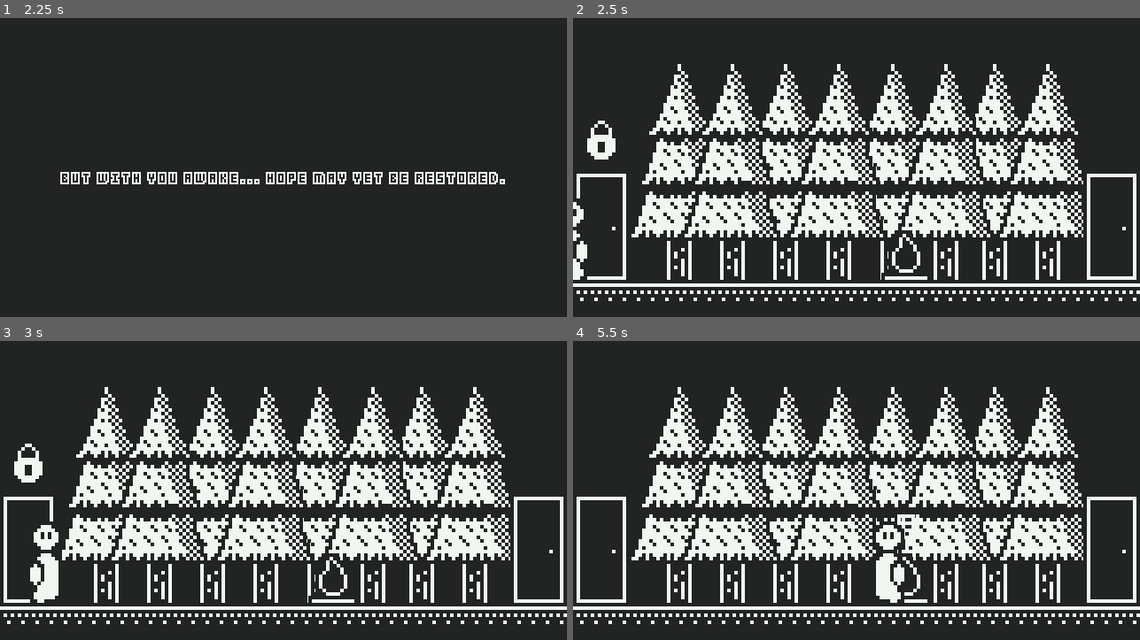
Above: before the commit, frames 1-4 (two rows, left to right).
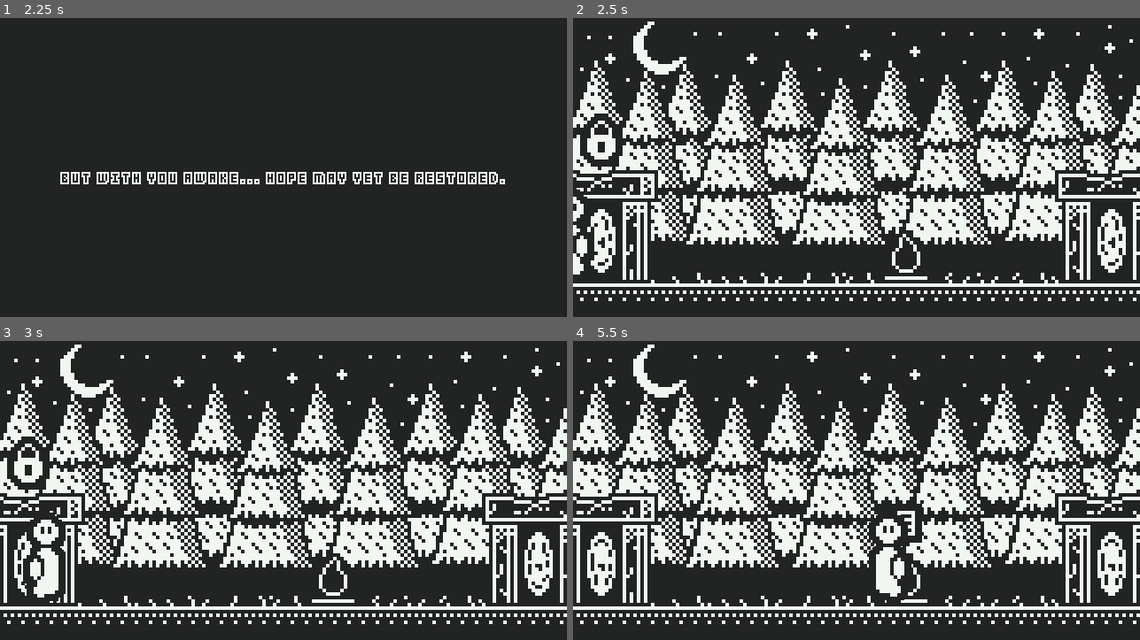
Above: after the commit, the same moments.

Repository: SolarLabyrinth/Lunariel
Game: Godot game, scene res://Scenes/MainMenu.tscn
The game is run twice, just before and just after one commit, with the same random seed, the same clock (stepped at 60 frames per second) and the same inputs.
Inputs (mouse positions are in pixels of both pictures, inside the frame that each line leads up to):
- Up to frame 1 (2.25 s): click (272, 170) at 0.5 s; tap Enter (ui_accept) at 1.25, 1.52, 2 s; move the mouse to (408, 161) at 1.27 s; hold Right (ui_right) 1.28-2.03 s; tap E (sl_interact) at 1.35 s; move the mouse to (170, 194) at 2.02 s; hold Left (ui_left) from 2.03 s (still down); click (170, 194) at 2.1 s
- Up to frame 2 (2.5 s): keep holding Left (ui_left); tap Enter (ui_accept) at 2.27 s
- Up to frame 3 (3 s): move the mouse to (340, 430) at 2.77 s; release Left (ui_left) at 2.78 s; hold Right (ui_right) from 2.78 s (still down); tap E (sl_interact) at 2.85 s
- Up to frame 4 (5.5 s): move the mouse to (828, 565) at 3.52 s; click (828, 565) at 3.6 s; tap Enter (ui_accept) at 3.77, 4.52 s; move the mouse to (1026, 547) at 4.27 s; release Right (ui_right) at 4.28 s; hold Left (ui_left) 4.28-5 s; tap E (sl_interact) at 4.35 s; click "Start" at 5 s

Frame 1 is identical in both runs. In frame 2, 26% of the frame differs, in the area x 0-100%, y 1-89%; in frame 3, 26%; in frame 4, 27%.

Commit message:
make it sexy

Diff:
--- a/Resources/player_stats.gd
+++ b/Resources/player_stats.gd
@@ -43,12 +43,12 @@
 
 @export var test_wpm := 70
 @export var test_xp_value := 1
-@export var test_text := """test"""
-#@export var test_text := """By ancient light and purest flame,
-#From shadow's grasp, I reclaim.
-#Spirits of earth, air, water, and fire,
-#Cleanse this place, lift the dire.
-#From roots to leaves, night shall flee,
-#Restore this forest, blessed be.
-#Darkness gone, light’s embrace,
-#Peace and life, now take their place."""
+# @export_multiline var test_text := """test"""
+@export_multiline var test_text := """By ancient light and purest flame,
+From shadow's grasp, I reclaim.
+Spirits of earth, air, water, and fire,
+Cleanse this place, lift the dire.
+From roots to leaves, night shall flee,
+Restore this forest, blessed be.
+Darkness gone, light’s embrace,
+Peace and life, now take their place."""
--- a/Resources/player_stats.tres
+++ b/Resources/player_stats.tres
@@ -11,4 +11,11 @@
 wpm_adjustment = 1
 test_wpm = 70
 test_xp_value = 1
-test_text = "test"
+test_text = "By ancient light and purest flame,
+From shadow's grasp, I reclaim.
+Spirits of earth, air, water, and fire,
+Cleanse this place, lift the dire.
+From roots to leaves, night shall flee,
+Restore this forest, blessed be.
+Darkness gone, light’s embrace,
+Peace and life, now take their place."
--- a/Things/Door.tscn
+++ b/Things/Door.tscn
@@ -1,8 +1,8 @@
-[gd_scene load_steps=7 format=3 uid="uid://b3ut4j5jl2dct"]
+[gd_scene load_steps=15 format=3 uid="uid://b3ut4j5jl2dct"]
 
 [ext_resource type="Script" path="res://Things/door.gd" id="1_i5vur"]
 [ext_resource type="Texture2D" uid="uid://6x75b45f4vsp" path="res://Assets/main-spritesheet.png" id="1_je343"]
-[ext_resource type="Theme" uid="uid://bahunhngepcwh" path="res://Resources/ui-theme.tres" id="3_3dvsw"]
+[ext_resource type="Texture2D" uid="uid://cccfjewo0jqs0" path="res://Assets/portal.png" id="3_k1gjo"]
 
 [sub_resource type="CapsuleShape2D" id="CapsuleShape2D_nd685"]
 radius = 38.96
@@ -10,11 +10,65 @@
 
 [sub_resource type="AtlasTexture" id="AtlasTexture_4rbhi"]
 atlas = ExtResource("1_je343")
-region = Rect2(0, 0, 16, 32)
+region = Rect2(192, 0, 32, 32)
 
 [sub_resource type="AtlasTexture" id="AtlasTexture_jvo5v"]
 atlas = ExtResource("1_je343")
-region = Rect2(51, 18, 10, 13)
+region = Rect2(50, 17, 12, 15)
+
+[sub_resource type="AtlasTexture" id="AtlasTexture_u2m38"]
+atlas = ExtResource("1_je343")
+region = Rect2(52, 2, 9, 11)
+
+[sub_resource type="AtlasTexture" id="AtlasTexture_d5qyi"]
+atlas = ExtResource("3_k1gjo")
+region = Rect2(0, 0, 10, 23)
+
+[sub_resource type="AtlasTexture" id="AtlasTexture_4oswm"]
+atlas = ExtResource("3_k1gjo")
+region = Rect2(10, 0, 10, 23)
+
+[sub_resource type="AtlasTexture" id="AtlasTexture_jhrn7"]
+atlas = ExtResource("3_k1gjo")
+region = Rect2(20, 0, 10, 23)
+
+[sub_resource type="AtlasTexture" id="AtlasTexture_fgwtk"]
+atlas = ExtResource("3_k1gjo")
+region = Rect2(30, 0, 10, 23)
+
+[sub_resource type="AtlasTexture" id="AtlasTexture_f7qgt"]
+atlas = ExtResource("3_k1gjo")
+region = Rect2(40, 0, 10, 23)
+
+[sub_resource type="AtlasTexture" id="AtlasTexture_k3w0p"]
+atlas = ExtResource("3_k1gjo")
+region = Rect2(50, 0, 10, 23)
+
+[sub_resource type="SpriteFrames" id="SpriteFrames_ankja"]
+animations = [{
+"frames": [{
+"duration": 1.0,
+"texture": SubResource("AtlasTexture_d5qyi")
+}, {
+"duration": 1.0,
+"texture": SubResource("AtlasTexture_4oswm")
+}, {
+"duration": 1.0,
+"texture": SubResource("AtlasTexture_jhrn7")
+}, {
+"duration": 1.0,
+"texture": SubResource("AtlasTexture_fgwtk")
+}, {
+"duration": 1.0,
+"texture": SubResource("AtlasTexture_f7qgt")
+}, {
+"duration": 1.0,
+"texture": SubResource("AtlasTexture_k3w0p")
+}],
+"loop": true,
+"name": &"default",
+"speed": 10.0
+}]
 
 [node name="Door" type="Node2D"]
 script = ExtResource("1_i5vur")
@@ -35,17 +89,19 @@
 scale = Vector2(4, 4)
 texture = SubResource("AtlasTexture_jvo5v")
 
-[node name="InteractionLabel" type="RichTextLabel" parent="."]
+[node name="InteractionLabel" type="Sprite2D" parent="."]
 unique_name_in_owner = true
 visible = false
-offset_left = -10.0
-offset_top = -112.0
-offset_right = 37.0
-offset_bottom = -63.0
-theme = ExtResource("3_3dvsw")
-theme_override_font_sizes/normal_font_size = 32
-text = "E"
-fit_content = true
+position = Vector2(0, -86)
+scale = Vector2(4, 4)
+texture = SubResource("AtlasTexture_u2m38")
+
+[node name="AnimatedSprite2D" type="AnimatedSprite2D" parent="."]
+position = Vector2(0, 18)
+scale = Vector2(4, 4)
+sprite_frames = SubResource("SpriteFrames_ankja")
+autoplay = "default"
+frame_progress = 0.513388
 
 [connection signal="area_entered" from="Area2D" to="." method="_on_area_2d_area_entered"]
 [connection signal="area_exited" from="Area2D" to="." method="_on_area_2d_area_exited"]
--- a/Things/Grace.tscn
+++ b/Things/Grace.tscn
@@ -1,8 +1,7 @@
-[gd_scene load_steps=6 format=3 uid="uid://c31pd0pwwwyci"]
+[gd_scene load_steps=9 format=3 uid="uid://c31pd0pwwwyci"]
 
 [ext_resource type="Texture2D" uid="uid://6x75b45f4vsp" path="res://Assets/main-spritesheet.png" id="1_hphua"]
 [ext_resource type="Script" path="res://Things/grace.gd" id="1_j3yya"]
-[ext_resource type="Theme" uid="uid://bahunhngepcwh" path="res://Resources/ui-theme.tres" id="3_pe4ru"]
 
 [sub_resource type="CapsuleShape2D" id="CapsuleShape2D_iqggd"]
 radius = 38.71
@@ -11,6 +10,48 @@
 [sub_resource type="AtlasTexture" id="AtlasTexture_e0ham"]
 atlas = ExtResource("1_hphua")
 region = Rect2(33, 16, 14, 15)
+
+[sub_resource type="AtlasTexture" id="AtlasTexture_fov2s"]
+atlas = ExtResource("1_hphua")
+region = Rect2(52, 2, 9, 11)
+
+[sub_resource type="Animation" id="Animation_2iwmi"]
+resource_name = "flip"
+length = 0.2
+loop_mode = 1
+tracks/0/type = "value"
+tracks/0/imported = false
+tracks/0/enabled = true
+tracks/0/path = NodePath("Sprite2D:flip_h")
+tracks/0/interp = 1
+tracks/0/loop_wrap = true
+tracks/0/keys = {
+"times": PackedFloat32Array(0, 0.1, 0.2),
+"transitions": PackedFloat32Array(1, 1, 1),
+"update": 1,
+"values": [false, true, false]
+}
+
+[sub_resource type="Animation" id="Animation_sobwj"]
+length = 0.001
+tracks/0/type = "value"
+tracks/0/imported = false
+tracks/0/enabled = true
+tracks/0/path = NodePath("Sprite2D:flip_h")
+tracks/0/interp = 1
+tracks/0/loop_wrap = true
+tracks/0/keys = {
+"times": PackedFloat32Array(0),
+"transitions": PackedFloat32Array(1),
+"update": 1,
+"values": [false]
+}
+
+[sub_resource type="AnimationLibrary" id="AnimationLibrary_8xia2"]
+_data = {
+"RESET": SubResource("Animation_sobwj"),
+"flip": SubResource("Animation_2iwmi")
+}
 
 [node name="Grace" type="Node2D"]
 script = ExtResource("1_j3yya")
@@ -24,17 +65,18 @@
 scale = Vector2(4, 4)
 texture = SubResource("AtlasTexture_e0ham")
 
-[node name="InteractionLabel" type="RichTextLabel" parent="."]
+[node name="InteractionLabel" type="Sprite2D" parent="."]
 unique_name_in_owner = true
 visible = false
-offset_left = -10.0
-offset_top = -86.0
-offset_right = 37.0
-offset_bottom = -37.0
-theme = ExtResource("3_pe4ru")
-theme_override_font_sizes/normal_font_size = 32
-text = "E"
-fit_content = true
+position = Vector2(0, -64)
+scale = Vector2(4, 4)
+texture = SubResource("AtlasTexture_fov2s")
+
+[node name="AnimationPlayer" type="AnimationPlayer" parent="."]
+libraries = {
+"": SubResource("AnimationLibrary_8xia2")
+}
+autoplay = "flip"
 
 [connection signal="area_entered" from="Area2D" to="." method="_on_area_2d_area_entered"]
 [connection signal="area_exited" from="Area2D" to="." method="_on_area_2d_area_exited"]
--- a/Things/Player.tscn
+++ b/Things/Player.tscn
@@ -9,7 +9,44 @@
 
 [sub_resource type="AtlasTexture" id="AtlasTexture_iphkw"]
 atlas = ExtResource("1_mq5tx")
-region = Rect2(122, 52, 10, 24)
+region = Rect2(98, 69, 12, 26)
+
+[sub_resource type="Animation" id="Animation_tuyo2"]
+resource_name = "idle"
+loop_mode = 1
+tracks/0/type = "value"
+tracks/0/imported = false
+tracks/0/enabled = true
+tracks/0/path = NodePath("Sprite2D:position")
+tracks/0/interp = 1
+tracks/0/loop_wrap = true
+tracks/0/keys = {
+"times": PackedFloat32Array(0, 0.5),
+"transitions": PackedFloat32Array(1, 1),
+"update": 0,
+"values": [Vector2(0, -4), Vector2(0, -8)]
+}
+
+[sub_resource type="Animation" id="Animation_5i8xr"]
+length = 0.001
+tracks/0/type = "value"
+tracks/0/imported = false
+tracks/0/enabled = true
+tracks/0/path = NodePath("Sprite2D:position")
+tracks/0/interp = 1
+tracks/0/loop_wrap = true
+tracks/0/keys = {
+"times": PackedFloat32Array(0),
+"transitions": PackedFloat32Array(1),
+"update": 0,
+"values": [Vector2(0, -4)]
+}
+
+[sub_resource type="AnimationLibrary" id="AnimationLibrary_7kc1b"]
+_data = {
+"RESET": SubResource("Animation_5i8xr"),
+"idle": SubResource("Animation_tuyo2")
+}
 
 [node name="Player" type="Node2D"]
 script = ExtResource("1_xcrgl")
@@ -22,5 +59,12 @@
 shape = SubResource("CapsuleShape2D_2me7l")
 
 [node name="Sprite2D" type="Sprite2D" parent="."]
+position = Vector2(0, -4)
 scale = Vector2(4, 4)
 texture = SubResource("AtlasTexture_iphkw")
+
+[node name="HoverAnimation" type="AnimationPlayer" parent="."]
+libraries = {
+"": SubResource("AnimationLibrary_7kc1b")
+}
+autoplay = "idle"
--- a/Things/door.gd
+++ b/Things/door.gd
@@ -7,11 +7,15 @@
 # @export var target_player_x := 0
 # @export var target_player_face := 0
 @export var lock := 0
+@export var facing := 'left'
 
-@onready var interaction_label: RichTextLabel = %InteractionLabel
+@onready var interaction_label: Sprite2D = %InteractionLabel
 @onready var lock_sprite: Sprite2D = %Lock
 
 var world_stats: WorldStats = ResourceLoader.load("res://Resources/world_stats.tres")
+
+func _ready() -> void:
+	pass
 
 var is_activatable := false:
 	set(value):
--- a/Things/floor.tscn
+++ b/Things/floor.tscn
@@ -10,45 +10,70 @@
 atlas = ExtResource("1_elvnv")
 region = Rect2(0, 96, 160, 16)
 
+[sub_resource type="AtlasTexture" id="AtlasTexture_1ordq"]
+atlas = ExtResource("1_elvnv")
+region = Rect2(64, 1, 15, 15)
+
+[sub_resource type="AtlasTexture" id="AtlasTexture_lhfxt"]
+atlas = ExtResource("1_elvnv")
+region = Rect2(288, 2, 160, 90)
+
 [node name="Node2D" type="Node2D"]
 
 [node name="Tree" type="Sprite2D" parent="."]
-position = Vector2(118, 172)
+visible = false
+position = Vector2(15, 172)
 scale = Vector2(4, 4)
 texture = SubResource("AtlasTexture_rsf1c")
 
 [node name="Tree2" type="Sprite2D" parent="."]
-position = Vector2(238, 172)
+position = Vector2(135, 172)
 scale = Vector2(4, 4)
 texture = SubResource("AtlasTexture_rsf1c")
 
 [node name="Tree3" type="Sprite2D" parent="."]
-position = Vector2(359, 172)
+position = Vector2(256, 172)
 scale = Vector2(4, 4)
 texture = SubResource("AtlasTexture_rsf1c")
 
 [node name="Tree4" type="Sprite2D" parent="."]
-position = Vector2(474, 172)
+position = Vector2(371, 172)
+scale = Vector2(4, 4)
+texture = SubResource("AtlasTexture_rsf1c")
+
+[node name="Tree9" type="Sprite2D" parent="."]
+position = Vector2(491, 172)
 scale = Vector2(4, 4)
 texture = SubResource("AtlasTexture_rsf1c")
 
 [node name="Tree5" type="Sprite2D" parent="."]
-position = Vector2(178, 172)
+position = Vector2(75, 172)
 scale = Vector2(4, 4)
 texture = SubResource("AtlasTexture_rsf1c")
 
 [node name="Tree6" type="Sprite2D" parent="."]
-position = Vector2(298, 172)
+position = Vector2(195, 172)
 scale = Vector2(4, 4)
 texture = SubResource("AtlasTexture_rsf1c")
 
 [node name="Tree7" type="Sprite2D" parent="."]
-position = Vector2(419, 172)
+position = Vector2(316, 172)
 scale = Vector2(4, 4)
 texture = SubResource("AtlasTexture_rsf1c")
 
 [node name="Tree8" type="Sprite2D" parent="."]
-position = Vector2(534, 172)
+position = Vector2(431, 172)
+scale = Vector2(4, 4)
+texture = SubResource("AtlasTexture_rsf1c")
+
+[node name="Tree10" type="Sprite2D" parent="."]
+visible = false
+position = Vector2(619, 172)
+scale = Vector2(4, 4)
+texture = SubResource("AtlasTexture_rsf1c")
+
+[node name="Tree11" type="Sprite2D" parent="."]
+position = Vector2(559, 172)
 scale = Vector2(4, 4)
 texture = SubResource("AtlasTexture_rsf1c")
 
@@ -56,3 +81,13 @@
 position = Vector2(320, 328)
 scale = Vector2(4, 4)
 texture = SubResource("AtlasTexture_mtx85")
+
+[node name="Moon" type="Sprite2D" parent="."]
+position = Vector2(46, 34)
+scale = Vector2(4, 4)
+texture = SubResource("AtlasTexture_1ordq")
+
+[node name="WholeAssScene" type="Sprite2D" parent="."]
+position = Vector2(320, 180)
+scale = Vector2(4, 4)
+texture = SubResource("AtlasTexture_lhfxt")
--- a/Things/grace.gd
+++ b/Things/grace.gd
@@ -2,7 +2,7 @@
 
 @export var level_id := 0
 
-@onready var interaction_label: RichTextLabel = %InteractionLabel
+@onready var interaction_label: Sprite2D = %InteractionLabel
 
 var world_stats: WorldStats = ResourceLoader.load("res://Resources/world_stats.tres")
 
Binary file changed: Assets/main-spritesheet.aseprite
Binary file changed: Assets/main-spritesheet.png
Binary file added: Assets/portal.aseprite
Binary file added: Assets/portal.png
Not shown, added: Assets/portal.png.import
Not shown: 1 places in Things/Player.tscn that only renumber resources
Not shown: 1 places in Things/floor.tscn that only renumber resources
